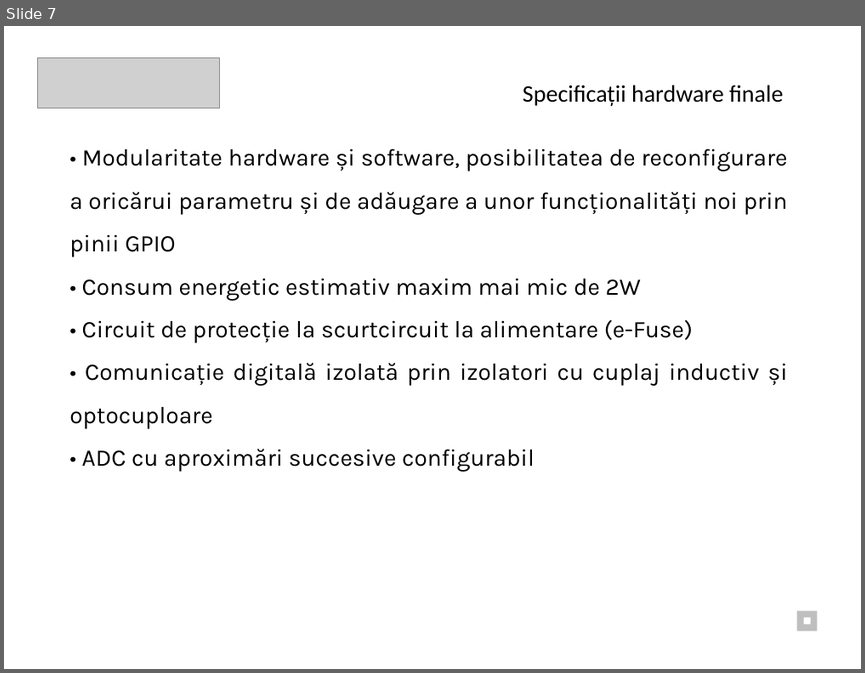
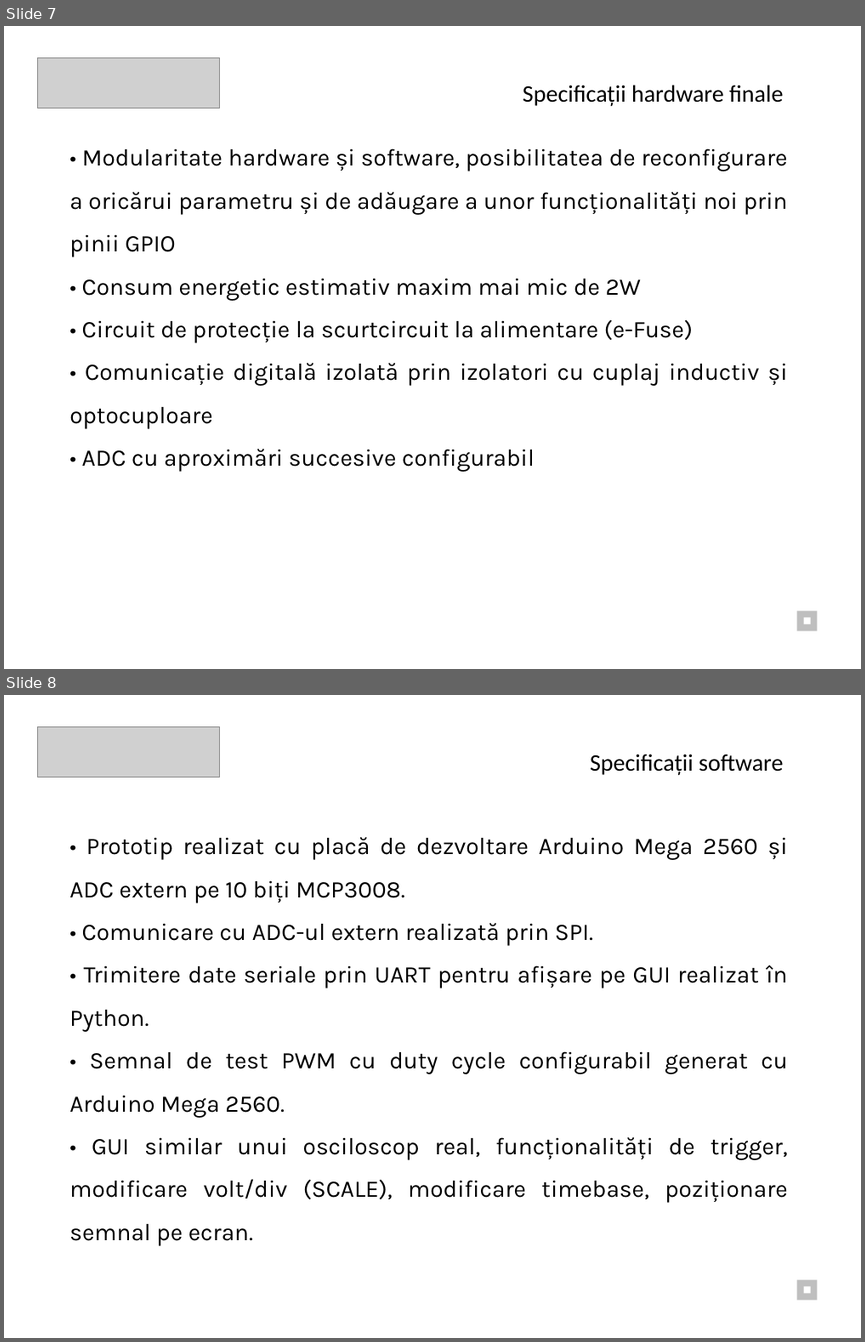
Before and after one commit to cristianfurtuna/Oscino, a slide deck: Slides/Slides.pptx. Shown one above the other, each under a label of ours: slide 7 before the commit, slides 7 and 8 after it. The pictures are 865x673 and 865x1342 pixels, drawn with LibreOffice and Linux fonts; fonts in the diff are those of the drawing; grey boxes stand for pictures. Boxes give left, top, right and bottom in pixels: in the first picture for what was removed or moved away, otherwise in the second. Text is boxed around its words. In the diff, an @@ line names an element or a change of style, - is before the commit and + after.

```diff
--- a/Slides/Slides.pptx
+++ b/Slides/Slides.pptx
@@ slide 8 added at [4,695,861,1338], background #FFFFFF @@
@@ picture added at [37,726,220,777] @@
@@ text added at [590,754,783,775], 20 pt, text #000000 @@
+Specificații software
@@ text added at [69,837,788,1246], 20 pt, text #000000 @@
+• Prototip realizat cu placă de dezvoltare Arduino Mega 2560 și ADC extern pe 10 biți MCP3008.
+• Comunicare cu ADC-ul extern realizată prin SPI.
+• Trimitere date seriale prin UART pentru afișare pe GUI realizat în Python.
+• Semnal de test PWM cu duty cycle configurabil generat cu Arduino Mega 2560.
+• GUI similar unui osciloscop real, funcționalități de trigger, modificare volt/div (SCALE), modificare timebase, poziționare semnal pe ecran.
@@ rectangle added at [796,1279,817,1300], fill #BFBFBF @@
@@ rectangle added at [803,1287,811,1293], fill #FFFFFF @@
```
Also in this commit, not shown: 1 slide changed, 2 other slides added.
